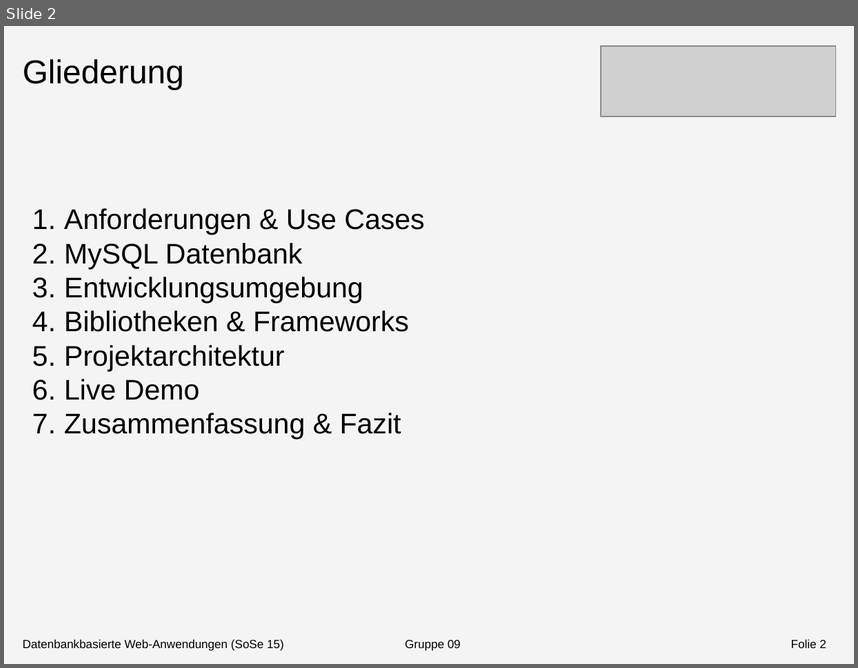
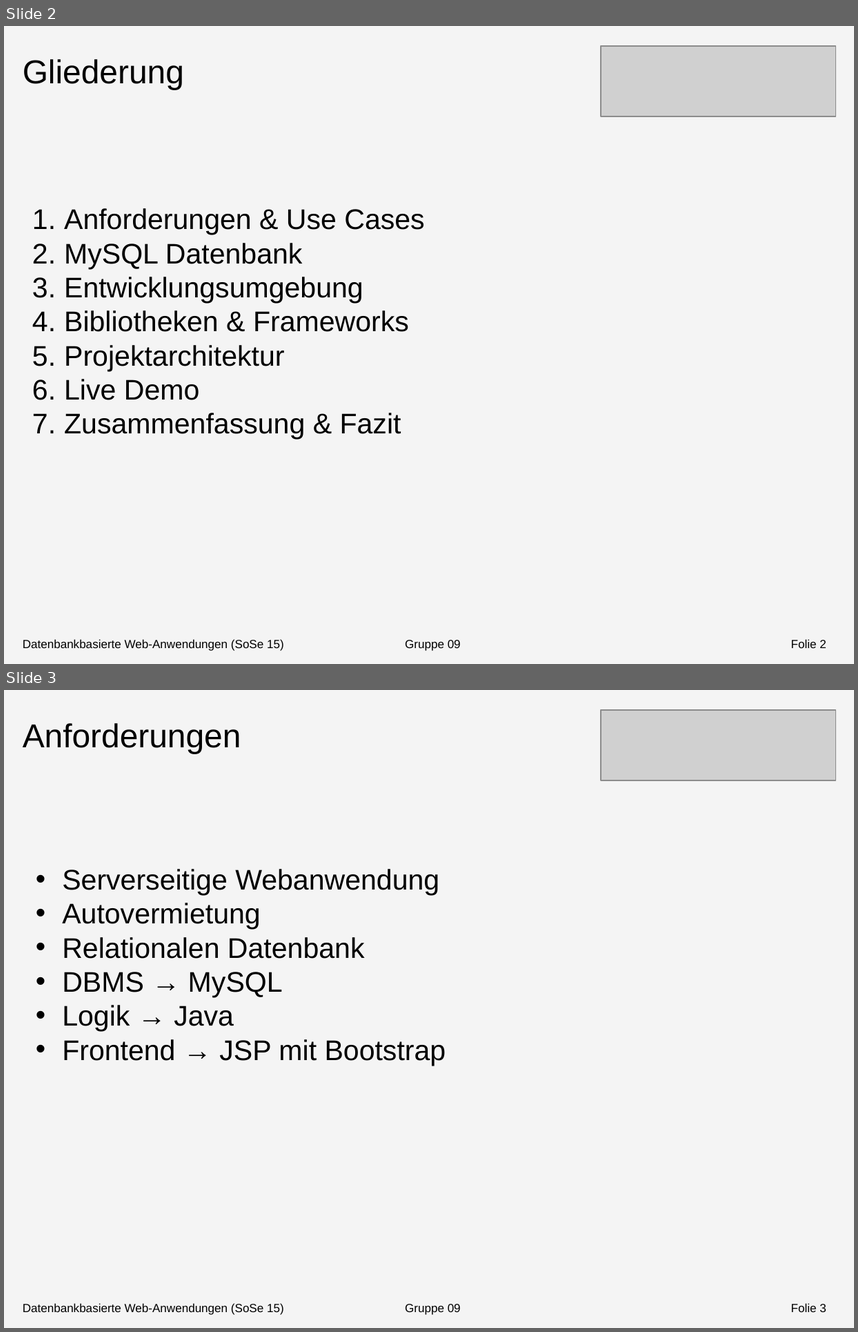
Before and after one commit to Shardic/DatenbankenMI2015, a slide deck: Doku/Dokumentation/Präsentation/Präsentation1.pptx. Shown one above the other, each under a label of ours: slide 2 before the commit, slides 2 and 3 after it. The pictures are 858x668 and 858x1332 pixels, drawn with LibreOffice and Linux fonts; fonts in the diff are those of the drawing; grey boxes stand for pictures. Boxes give left, top, right and bottom in pixels: in the first picture for what was removed or moved away, otherwise in the second. Text is boxed around its words. In the diff, an @@ line names an element or a change of style, - is before the commit and + after.

```diff
--- a/Doku/Dokumentation/Präsentation/Präsentation1.pptx
+++ b/Doku/Dokumentation/Präsentation/Präsentation1.pptx
@@ slide 3 added at (4, 690, 854, 1328), background #F4F4F4 @@
@@ text added at (23, 723, 241, 753), 28 pt, text #000000 @@
+Anforderungen
@@ picture added at (601, 711, 835, 781) @@
@@ text added at (62, 869, 446, 1065), 24 pt, text #000000 @@
+• Serverseitige Webanwendung
+• Autovermietung
+• Relationalen Datenbank
+• DBMS → MySQL
+• Logik → Java
+• Frontend → JSP mit Bootstrap
@@ text added at (23, 1303, 461, 1314), 10 pt, text #000000 @@
+Datenbankbasierte Web-Anwendungen (SoSe 15) Gruppe 09
@@ page number added at (791, 1303, 826, 1312), 10 pt, text #000000 @@
+Folie 3
```
Also in this commit, not shown: 3 slides changed, 2 other files.
